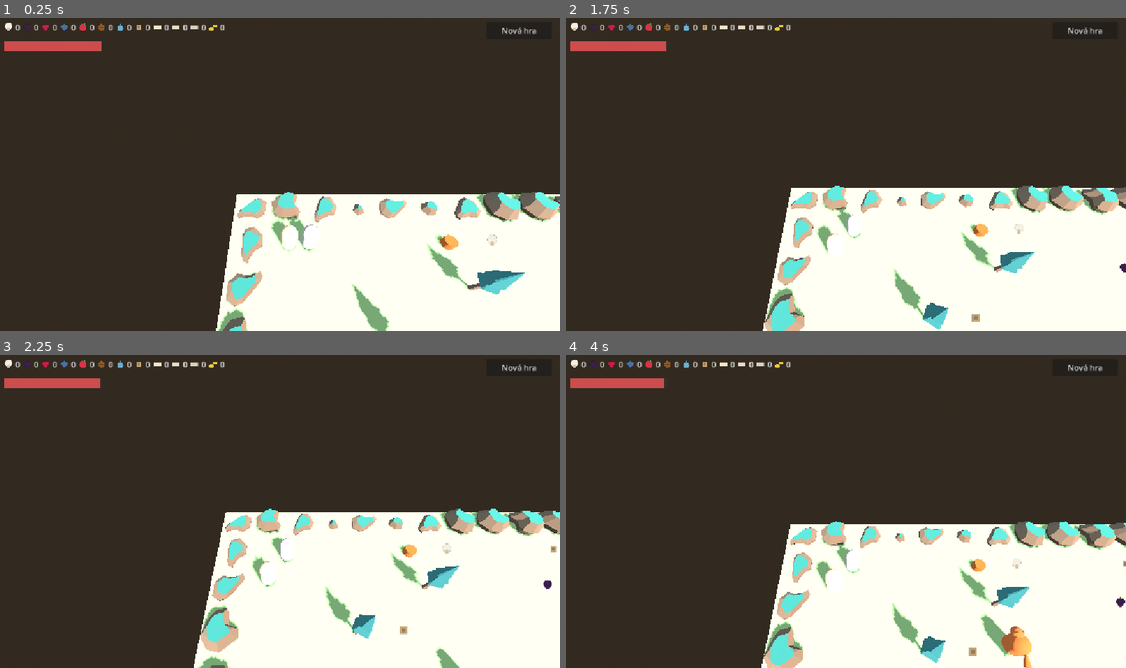
Above: before the commit, frames 1-4 (two rows, left to right).
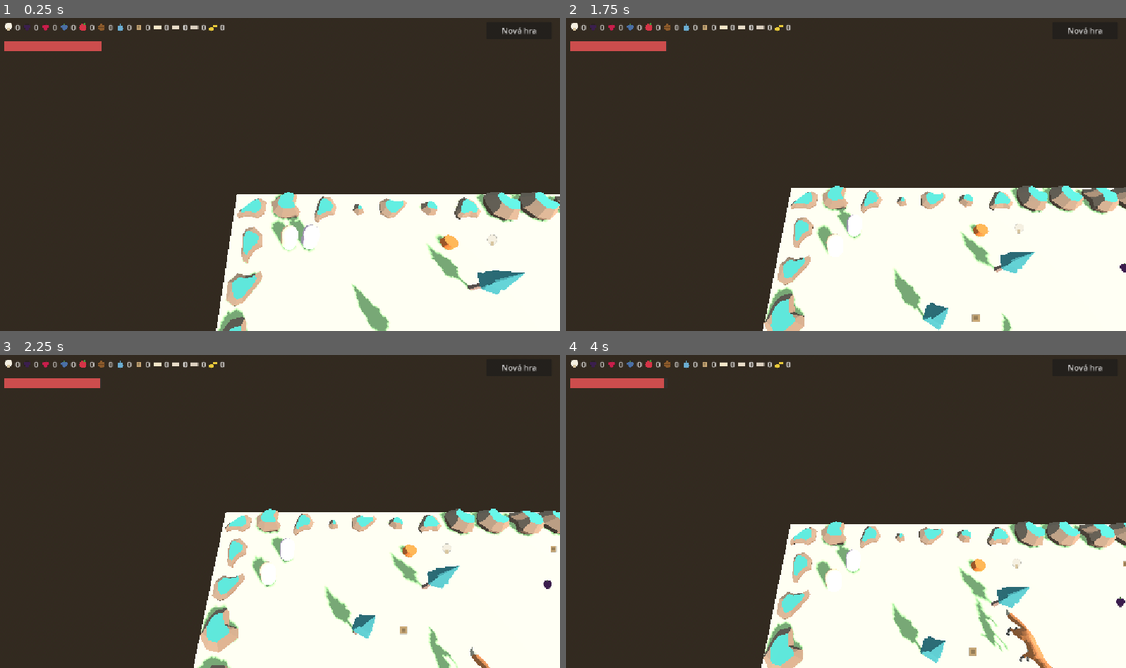
Above: after the commit, the same moments.

Repository: sirdik/zola-game-1
Game: Godot game, scene res://game/world/Forest.tscn
The game is run twice, just before and just after one commit, with the same random seed, the same clock (stepped at 60 frames per second) and the same inputs.
Inputs:
- Up to frame 1 (0.25 s): no input
- Up to frame 2 (1.75 s): tap Enter (p1_action) at 0.5, 0.6 s; hold Up (p1_move_forward) 0.53-1.28 s; tap Space (p1_jump) at 0.77, 1.52 s; hold Down (p1_move_back) from 1.28 s (still down); tap F (p2_action) at 1.35 s
- Up to frame 3 (2.25 s): release Down (p1_move_back) at 2.03 s; hold Up (p1_move_forward) from 2.03 s (still down); tap S (p2_move_back) at 2.1 s
- Up to frame 4 (4 s): tap W (p2_move_forward) at 2.85 s; tap Space (p1_jump) at 3.02, 3.77 s; release Up (p1_move_forward) at 3.53 s; hold Down (p1_move_back) from 3.53 s (still down); tap Enter (p1_action) at 3.6 s

Frame 1 is identical in both runs. In frame 2, less than 0.1% of the frame differs, in the area x 77-80%, y 94-100%; in frame 3, 0.3%; in frame 4, 1.0%, in the area x 73-87%, y 77-100%.

Commit message:
Wire up real fox/wolf/deer models with per-species scale

Diff:
--- a/data/animals.json
+++ b/data/animals.json
@@ -1,8 +1,8 @@
 {
   "animals": [
-    { "id": "fox", "name": "Liška", "map_char": "x", "color": "#E07A3E", "shape": "fox", "aggressive": false, "move_speed": 1.5, "wander_radius": 4.0, "notice_radius": 4.0, "pet_radius": 1.5 },
-    { "id": "wolf", "name": "Vlk", "map_char": "w", "color": "#6E6E6E", "shape": "wolf", "aggressive": false, "move_speed": 1.5, "wander_radius": 4.0, "notice_radius": 4.0, "pet_radius": 1.5 },
-    { "id": "deer", "name": "Srnka", "map_char": "d", "color": "#A9754F", "shape": "deer", "aggressive": false, "move_speed": 1.8, "wander_radius": 5.0, "notice_radius": 5.0, "pet_radius": 1.5 },
+    { "id": "fox", "name": "Liška", "map_char": "x", "color": "#E07A3E", "shape": "fox", "aggressive": false, "move_speed": 1.5, "wander_radius": 4.0, "notice_radius": 4.0, "pet_radius": 1.5, "model_path": "res://assets/models/animals/Fox.gltf", "model_scale": 0.45 },
+    { "id": "wolf", "name": "Vlk", "map_char": "w", "color": "#6E6E6E", "shape": "wolf", "aggressive": false, "move_speed": 1.5, "wander_radius": 4.0, "notice_radius": 4.0, "pet_radius": 1.5, "model_path": "res://assets/models/animals/Wolf.gltf", "model_scale": 0.5 },
+    { "id": "deer", "name": "Srnka", "map_char": "d", "color": "#A9754F", "shape": "deer", "aggressive": false, "move_speed": 1.8, "wander_radius": 5.0, "notice_radius": 5.0, "pet_radius": 1.5, "model_path": "res://assets/models/animals/Deer.gltf", "model_scale": 0.35 },
     { "id": "bear", "name": "Medvěd", "map_char": "B", "color": "#5C4028", "shape": "bear", "aggressive": true, "move_s …(253 unchanged characters)…
   ]
 }
--- a/game/world/level_loader.gd
+++ b/game/world/level_loader.gd
@@ -331,6 +331,7 @@
 		var model: Node3D = model_scene.instantiate()
 		model.name = "Mesh"
 		model.position = Vector3(0, 0.6, 0)
+		model.scale = Vector3.ONE * float(animal_data.get("model_scale", 1.0))
 		animal.add_child(model)
 	else:
 		var mesh := CapsuleMesh.new()
